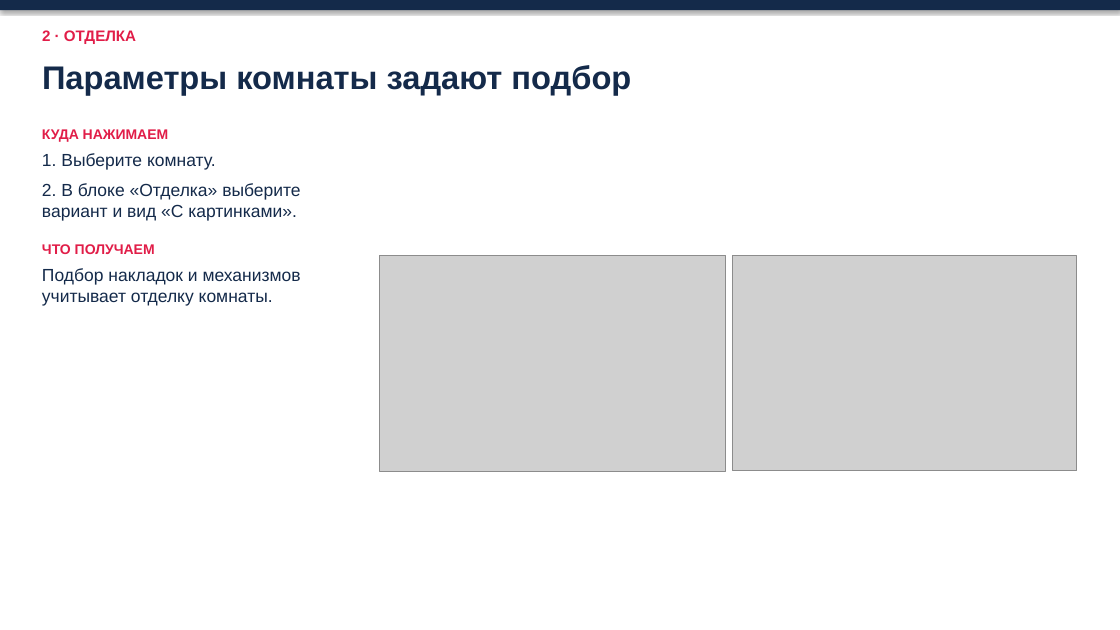
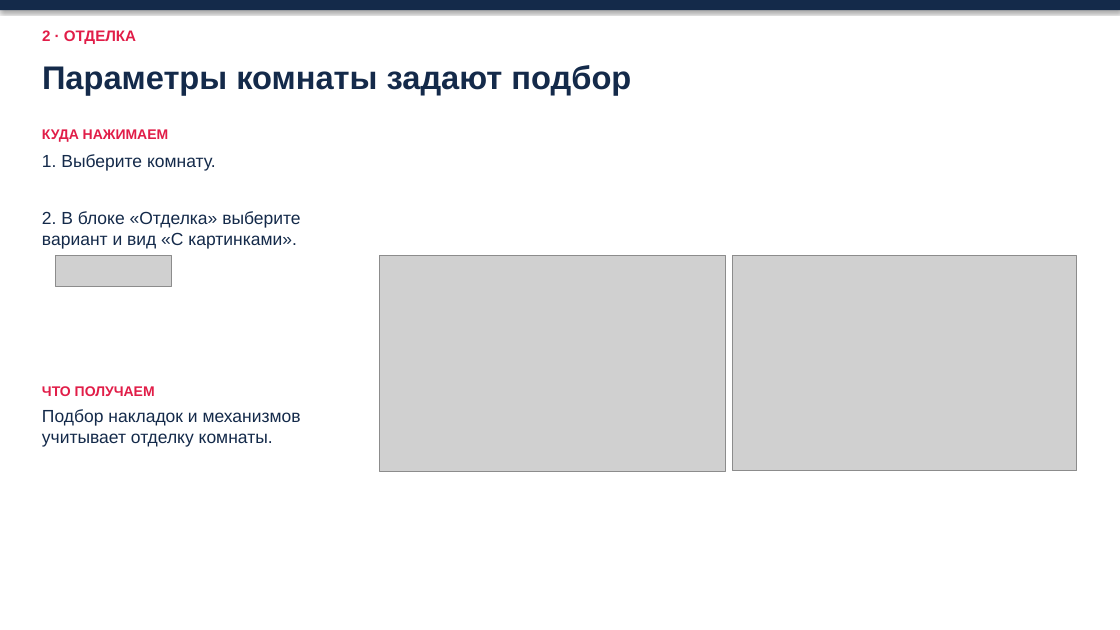
Before and after one commit to ZAVALEX174/electroPlan, a slide deck: slide 6 of docs/как-работать-в-новом-проекте-2026-11-14.pptx. Drawn at 1120x630 pixels with LibreOffice and Linux fonts; fonts in the diff are those of the drawing; grey boxes stand for pictures. Boxes give left, top, right and bottom in pixels: in the first picture for what was removed or moved away, otherwise in the second. Text is boxed around its words. In the diff, an @@ line names an element or a change of style, - is before the commit and + after.

```diff
--- a/docs/как-работать-в-новом-проекте-2026-11-14.pptx
+++ b/docs/как-работать-в-новом-проекте-2026-11-14.pptx
@@ text "2. В блоке «Отделка» выберите ...": place and size @@
-text "2. В блоке «Отделка» выберите ..." at <box>42,129,301,306</box>
+text "2. В блоке «Отделка» выберите ..." at <box>42,211,300,249</box>
@@ text "2. В блоке «Отделка» выберите ..." at <box>42,211,300,249</box>: less space between paragraphs @@
@@ text at <box>42,244,301,306</box>: paragraphs removed @@
-ЧТО ПОЛУЧАЕМ
-Подбор накладок и механизмов учитывает отделку комнаты.
@@ picture added at <box>55,255,171,287</box> @@
@@ text added at <box>42,386,155,396</box>, 12 pt, text #E11D48, bold @@
+ЧТО ПОЛУЧАЕМ
@@ text added at <box>42,409,301,447</box>, 15 pt, text #142A4A @@
+Подбор накладок и механизмов учитывает отделку комнаты.
```
Also in this commit, not shown: 16 other slides changed.
